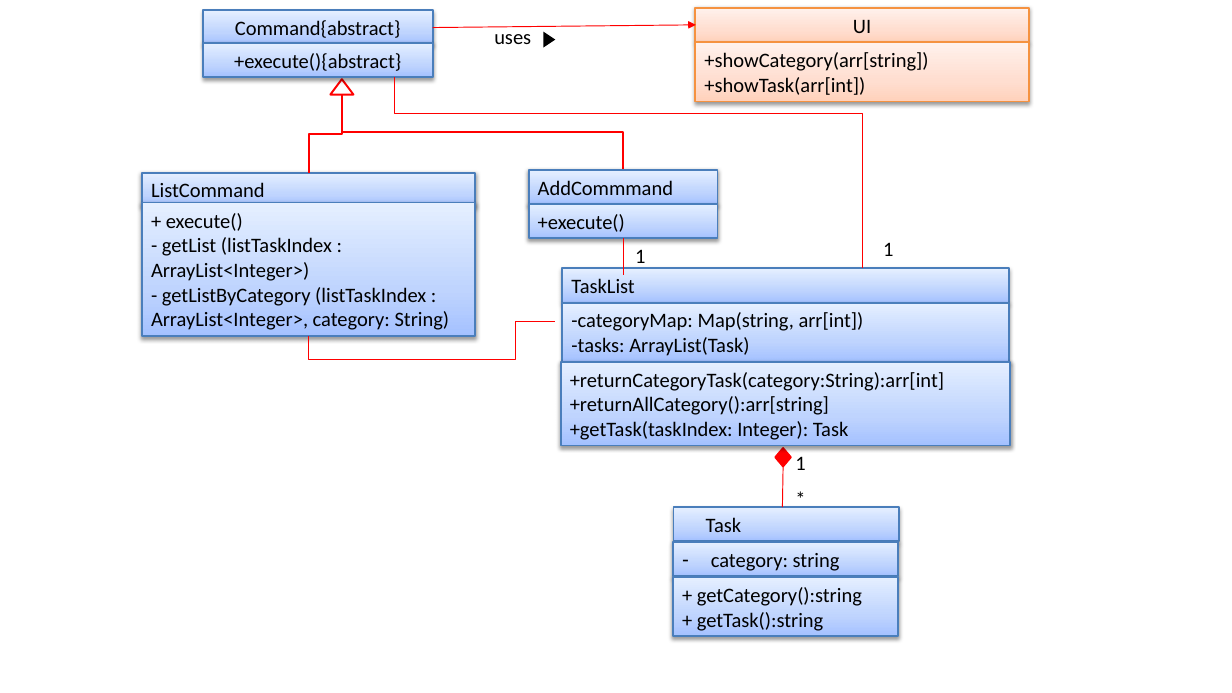
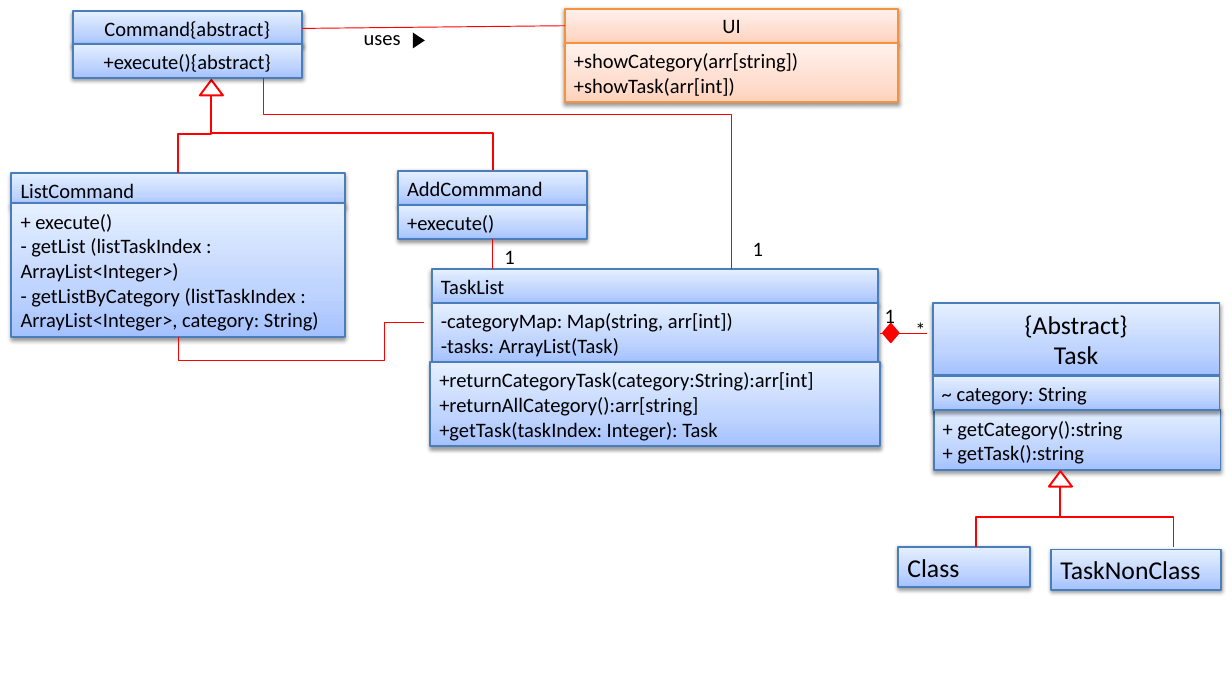
Before and after one commit to yuchenlichuck/tp, a slide deck: slide 6 of docs/UML Diagrams.pptx. Drawn at 1232x693 pixels with LibreOffice and Linux fonts; fonts in the diff are those of the drawing. Boxes give left, top, right and bottom in pixels: in the first picture for what was removed or moved away, otherwise in the second. Text is boxed around its words. In the diff, an @@ line names an element or a change of style, - is before the commit and + after.

```diff
--- a/docs/UML Diagrams.pptx
+++ b/docs/UML Diagrams.pptx
@@ 11 rectangles, 4 elbow lines, 3 texts, 2 triangles, 1 line: place and size @@
-11 rectangles, 4 elbow lines, 3 texts, 2 triangles, 1 line at (142, 7, 1030, 445)
+11 rectangles, 4 elbow lines, 3 texts, 2 triangles, 1 line at (11, 8, 898, 446)
@@ arrow (302, 29) - (565, 26): arrow to line @@
@@ line moved from (623, 238) - (623, 274) to (493, 239) - (493, 269) @@
@@ text "1" rewrapped from (795, 456, 805, 470) to (885, 309, 895, 329) @@
@@ diamond: place and size @@
-diamond at (775, 448, 791, 467)
+diamond at (884, 324, 899, 343)
@@ text "*": place and size @@
-text "*" at (787, 482, 848, 517)
+text "*" at (907, 313, 969, 348)
@@ rectangle "{Abstract}": place and size @@
-rectangle "{Abstract}" at (674, 507, 899, 542)
+rectangle "{Abstract}" at (933, 303, 1220, 374)
@@ text in rectangle at (1025, 315, 1128, 338): paragraph added @@
+{Abstract}
@@ line moved from (784, 467) - (783, 507) to (928, 333) - (880, 333) @@
@@ text in rectangle at (1054, 346, 1099, 365): size 16 to 20 pt in "Task"; alignment left to centre @@
@@ rectangle "~ category: String": place and size @@
-rectangle "~ category: String" at (673, 543, 898, 577)
+rectangle "~ category: String" at (933, 376, 1220, 410)
@@ text in rectangle at (957, 387, 1086, 405): text changed @@
-– category: string
+~ category: String
@@ rectangle "+ getCategory():string": place and size @@
-rectangle "+ getCategory():string" at (673, 578, 898, 637)
+rectangle "+ getCategory():string" at (933, 410, 1221, 470)
@@ triangle added at (1049, 471, 1072, 487), fill #FFFFFF, outline #FF0000 1.5 pt @@
@@ elbow line added from (976, 547) to (1061, 487), #FF0000 1.5 pt @@
@@ elbow line added from (1174, 547) to (1061, 487), #FF0000 1.5 pt @@
@@ rectangle added at (898, 547, 1030, 588), fill gradient #A4C4FF to #BFD4FF to #E6EEFF, outline #4B7EBC 1.5 pt, 20 pt, text #000000 @@
+Class
@@ rectangle added at (1052, 550, 1222, 591), fill gradient #A4C4FF to #BFD4FF to #E6EEFF, outline #4B7EBC 1.5 pt, 20 pt, text #000000 @@
+TaskNonClass
```
Also in this commit, not shown: 2 slides added, 4 other files.
